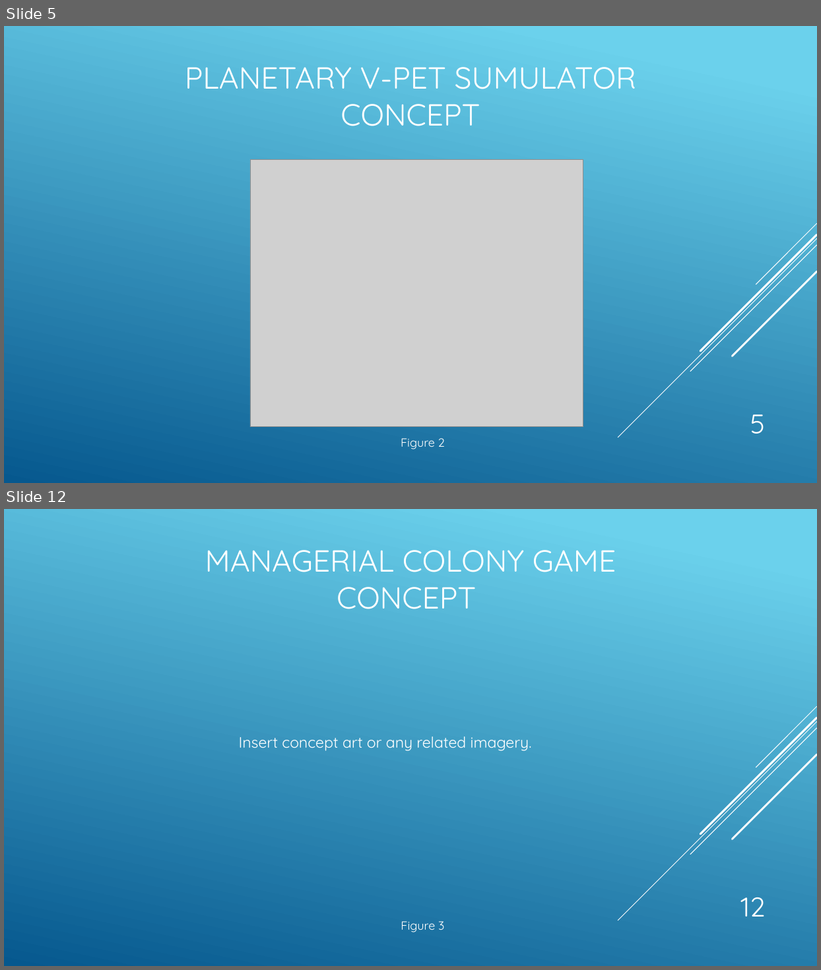
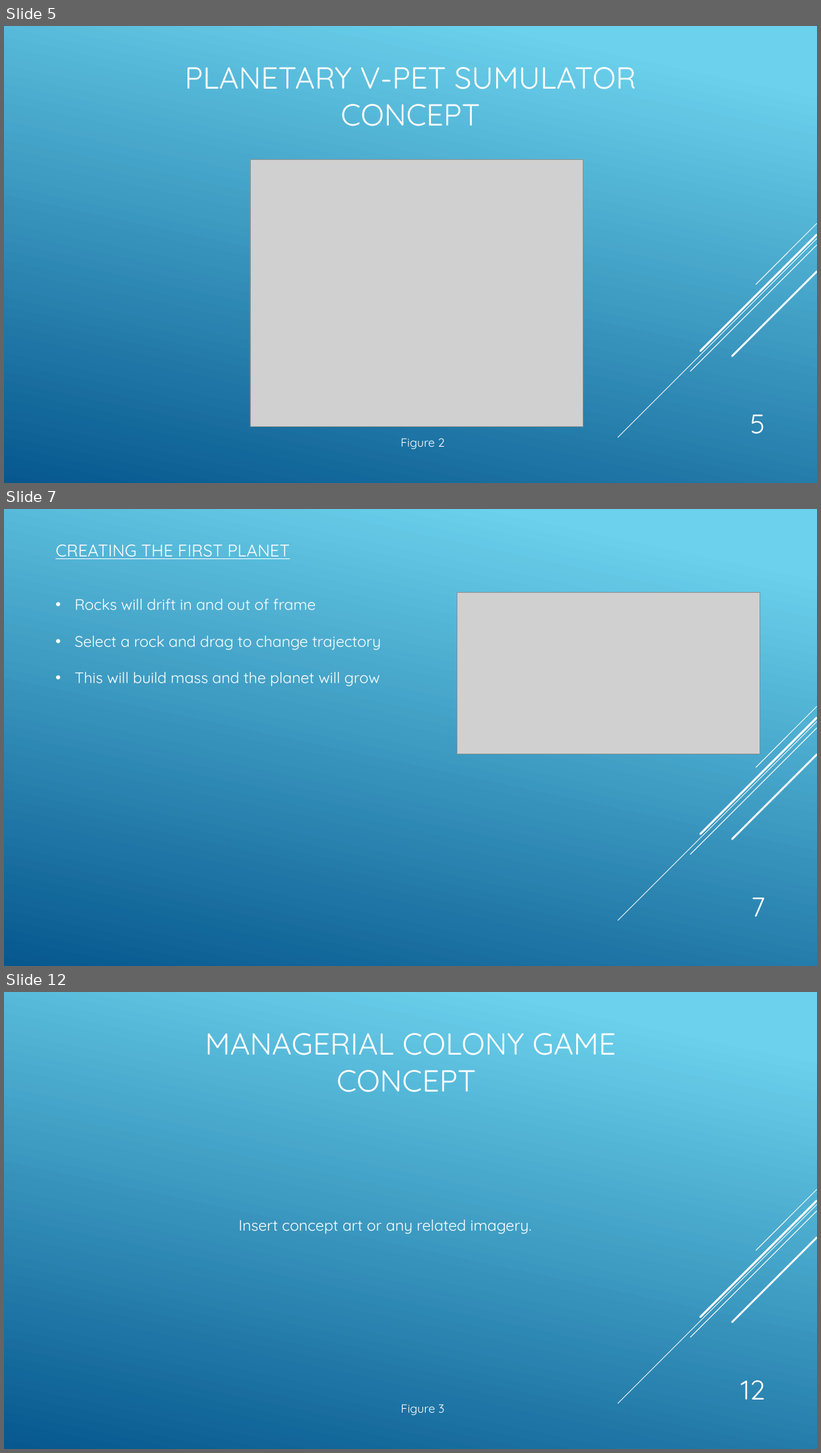
Before and after one commit to UoSGroupProjects1718/level-6-l6-group-3, a slide deck: Presentations/Level 6 Group 3 Pitch.pptx. Shown one above the other, each under a label of ours: slides 5 and 12 before the commit, slides 5, 7 and 12 after it; the slides between them are not shown. The pictures are 821x970 and 821x1453 pixels, drawn with LibreOffice and Linux fonts; fonts in the diff are those of the drawing; grey boxes stand for pictures. Boxes give left, top, right and bottom in pixels: in the first picture for what was removed or moved away, otherwise in the second. Text is boxed around its words. In the diff, an @@ line names an element or a change of style, - is before the commit and + after.

```diff
--- a/Presentations/Level 6 Group 3 Pitch.pptx
+++ b/Presentations/Level 6 Group 3 Pitch.pptx
@@ slide 7 added at box(4, 509, 817, 966), background gradient #6ED2EB to #06588E; not listed: 5 template elements that a slide beside it also shows @@
@@ title added at box(55, 545, 290, 559), 20 pt, text #FFFFFF, underline @@
+CREATING THE FIRST PLANET
@@ text added at box(75, 599, 381, 687), 18 pt, text #FFFFFF @@
+• Rocks will drift in and out of frame
+• Select a rock and drag to change trajectory
+• This will build mass and the planet will grow
@@ picture added at box(457, 593, 760, 755) @@
@@ page number added at box(751, 898, 765, 917), 32 pt, text #FFFFFF @@
+7
```
Also in this commit, not shown: 1 slide changed, 4 other slides added, 5 slides removed.
